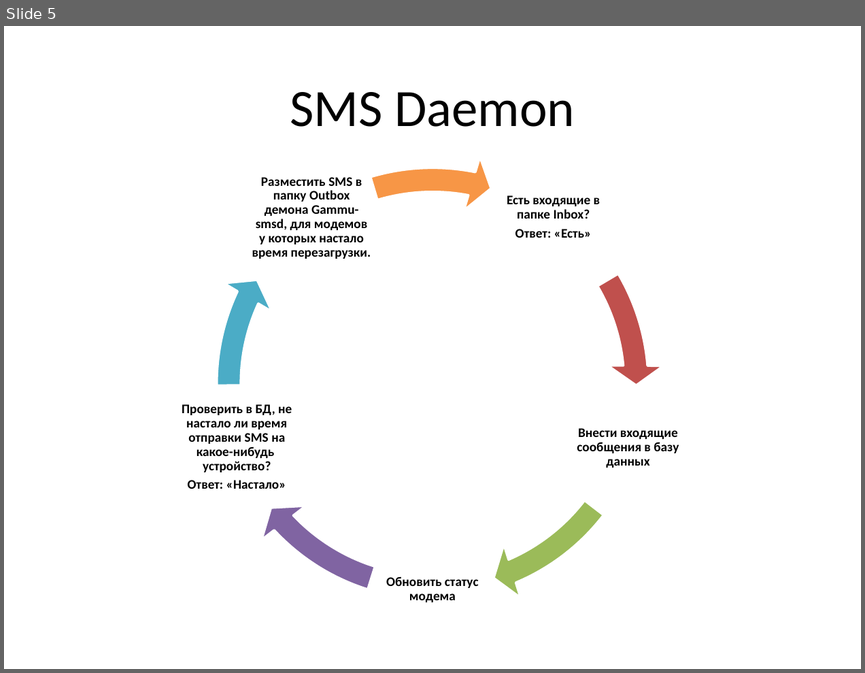
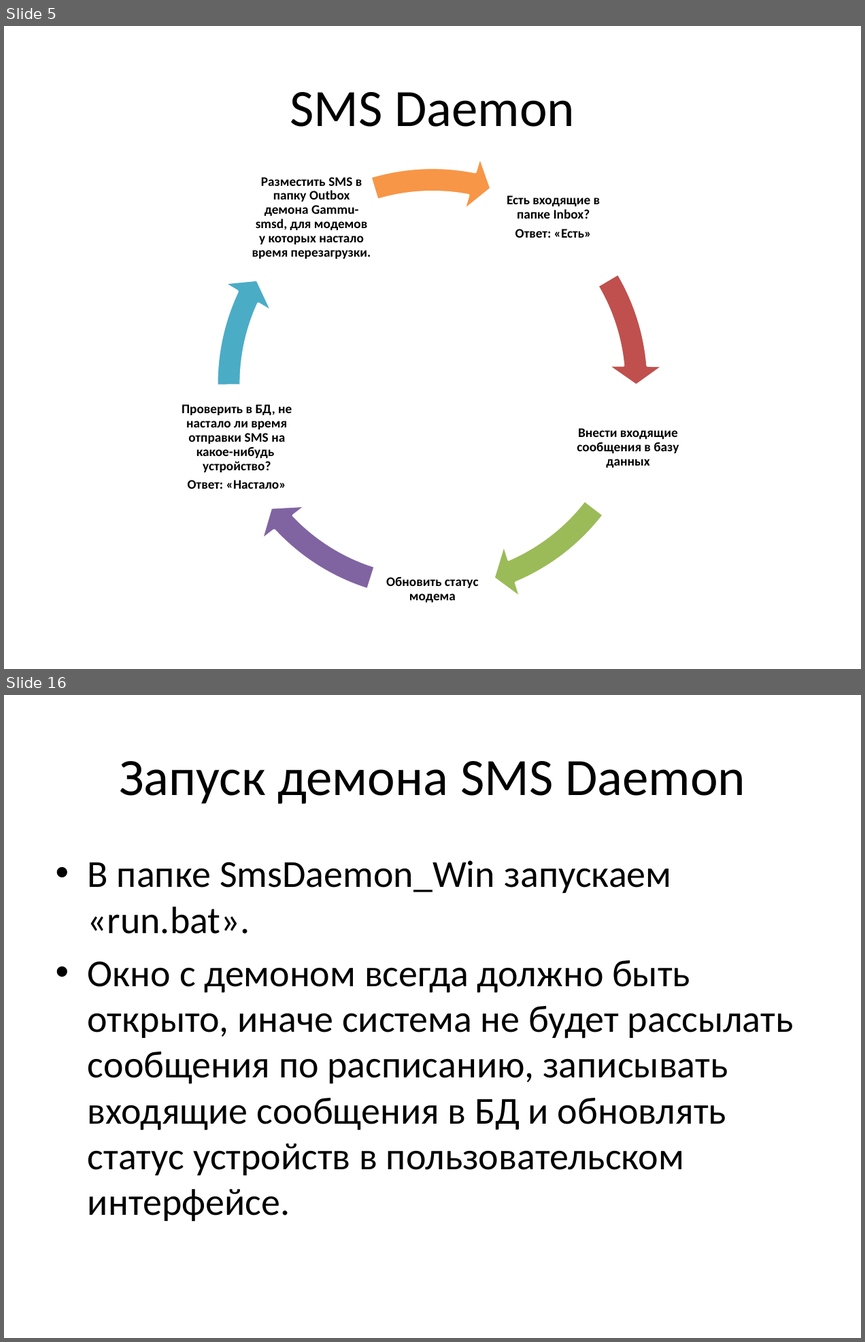
Before and after one commit to humantom88/city_lightning_symphony, a slide deck: doc/SUNO Mmanager.pptx. Shown one above the other, each under a label of ours: slide 5 before the commit, slides 5 and 16 after it; the slides between them are not shown. The pictures are 865x673 and 865x1342 pixels, drawn with LibreOffice and Linux fonts; fonts in the diff are those of the drawing. Boxes give left, top, right and bottom in pixels: in the first picture for what was removed or moved away, otherwise in the second. Text is boxed around its words. In the diff, an @@ line names an element or a change of style, - is before the commit and + after.

```diff
--- a/doc/SUNO Mmanager.pptx
+++ b/doc/SUNO Mmanager.pptx
@@ slide 16 added at (4, 695, 861, 1338), background #FFFFFF @@
@@ title added at (119, 761, 745, 804), 44 pt, text #000000 @@
+Запуск демона SMS Daemon
@@ text added at (88, 860, 793, 1221), 32 pt, text #000000 @@
+• В папке SmsDaemon_Win запускаем «run.bat».
+• Окно с демоном всегда должно быть открыто, иначе система не будет рассылать сообщения по расписанию, записывать входящие сообщения в БД и обновлять статус устройств в пользовательском интерфейсе.
```
Also in this commit, not shown: 1 slide changed, 20 other slides added, 10 other files.
